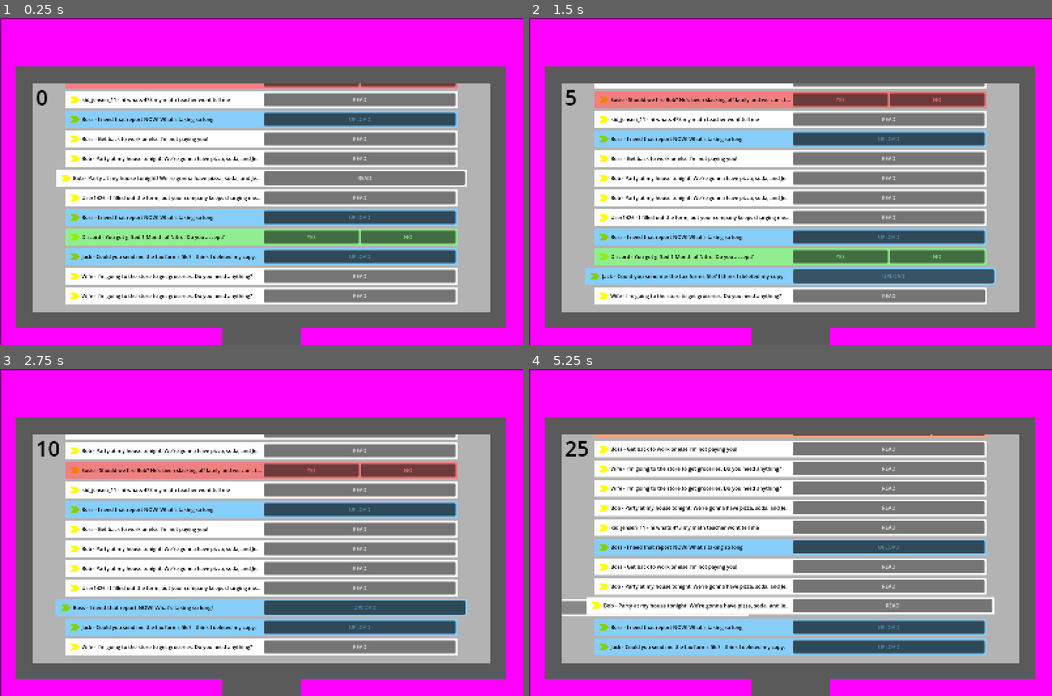
Above: before the commit, frames 1-4 (two rows, left to right).
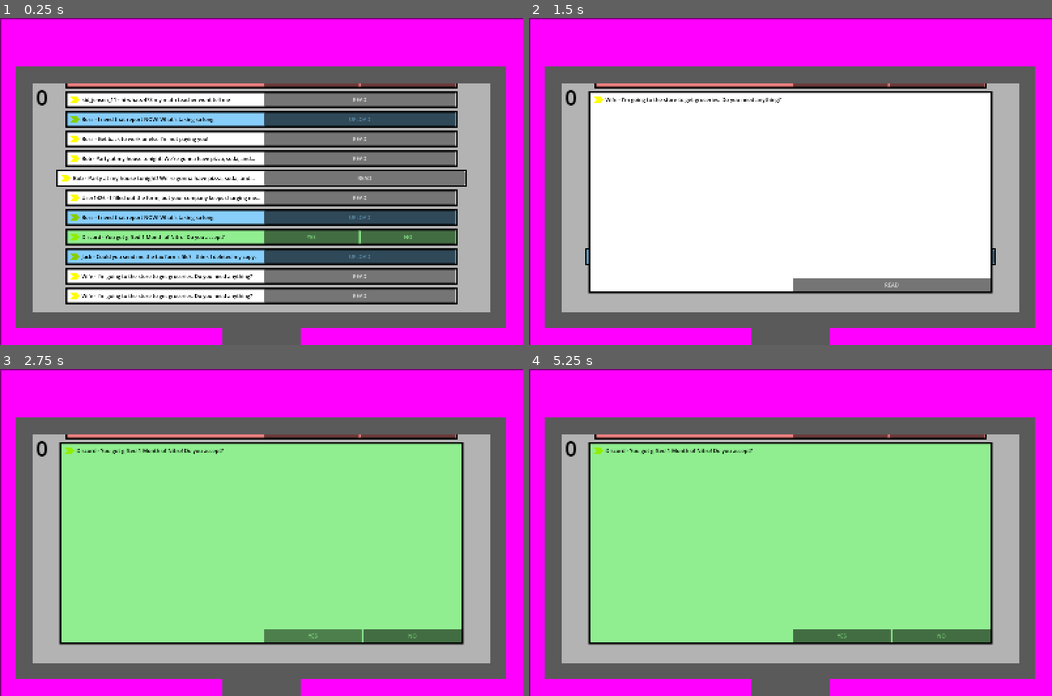
Above: after the commit, the same moments.

Repository: BradBenJoya/GMTK2026
Game: Godot game, scene res://Scenes/main.tscn
Two runs of this game, one before a commit and one after it. Both use one fixed random seed, a clock stepped at 60 frames per second and the inputs below.
Inputs:
- Up to frame 1 (0.25 s): no input
- Up to frame 2 (1.5 s): click "READ" at 0.5 s; click "UPLOAD" at 1.25 s
- Up to frame 3 (2.75 s): click "YES" at 2 s
- Up to frame 4 (5.25 s): click "NO" at 2.75 s; click "READ" at 3.5 s; click "YES" at 4.25 s; click "READ" at 5 s

The runs differ from the first frame. In frame 1, 14% of the frame differs, in the area x 10-90%, y 20-88%; in frame 2, 41%; in frame 3, 52%; in frame 4, 52%, in the area x 6-89%, y 20-88%.

Commit message:
added temporary full-screen emails

Diff:
--- a/Scenes/email.tscn
+++ b/Scenes/email.tscn
@@ -2,37 +2,55 @@
 
 [ext_resource type="Script" uid="uid://br585yyoeay5x" path="res://Scripts/Email/email.gd" id="1_hkori"]
 [ext_resource type="Script" uid="uid://b8kf2iu72ye83" path="res://Scripts/Email/flavor_text_controller.gd" id="2_hkori"]
+[ext_resource type="Texture2D" uid="uid://co17lrl57lbes" path="res://Sprites/temp_9patch_rect.png" id="2_umtb6"]
 
 [sub_resource type="LabelSettings" id="LabelSettings_hkori"]
 font_color = Color(0, 0, 0, 1)
 
 [node name="Email" type="Node2D" unique_id=1069154585 node_paths=PackedStringArray("flavor_text", "upload_button", "upload_bar", "flavor_text_controller", "read", "decision", "spam", "upload")]
 script = ExtResource("1_hkori")
-flavor_text = NodePath("FlavorText")
-upload_button = NodePath("UploadEmail/Upload")
-upload_bar = NodePath("UploadEmail/UploadProgress")
+flavor_text = NodePath("DecorationArrow/FlavorText")
+upload_button = NodePath("Buttons/UploadEmail/Upload")
+upload_bar = NodePath("Buttons/UploadEmail/UploadProgress")
 flavor_text_controller = NodePath("FlavorTextController")
 type = "Normal"
-read = NodePath("ReadEmail")
-decision = NodePath("DecisionEmail")
-spam = NodePath("SpamEmail")
-upload = NodePath("UploadEmail")
+read = NodePath("Buttons/ReadEmail")
+decision = NodePath("Buttons/DecisionEmail")
+spam = NodePath("Buttons/SpamEmail")
+upload = NodePath("Buttons/UploadEmail")
+
+[node name="EmailBubble" type="NinePatchRect" parent="." unique_id=1209836565]
+offset_left = -600.0
+offset_top = -25.0
+offset_right = 600.0
+offset_bottom = 25.0
+pivot_offset = Vector2(600, 25)
+texture = ExtResource("2_umtb6")
+region_rect = Rect2(0, 0, 64, 64)
+patch_margin_left = 16
+patch_margin_top = 16
+patch_margin_right = 16
+patch_margin_bottom = 16
 
 [node name="TempBox" type="Polygon2D" parent="." unique_id=492917784]
+visible = false
 polygon = PackedVector2Array(-600, -25, 600, -25, 600, 25, -600, 25)
 
-[node name="DecorationArrow" type="Polygon2D" parent="TempBox" unique_id=550866355]
+[node name="DecorationArrow" type="Polygon2D" parent="." unique_id=550866355]
 position = Vector2(-576, 0)
 color = Color(1, 1, 0, 1)
 polygon = PackedVector2Array(-10, -10, 10, -10, 20, 0, 10, 10, -10, 10, 0, 0)
 
-[node name="FlavorText" type="Label" parent="." unique_id=1514963277]
-offset_left = -550.0
-offset_top = -23.0
-offset_bottom = 23.0
+[node name="FlavorText" type="Label" parent="DecorationArrow" unique_id=1514963277]
+custom_minimum_size = Vector2(550, 24)
+custom_maximum_size = Vector2(550, 24)
+offset_left = 26.0
+offset_top = -12.0
+offset_right = 576.0
+offset_bottom = 12.0
 text = "Boss - Get to work or else I'm not paying you!"
 label_settings = SubResource("LabelSettings_hkori")
-vertical_alignment = 1
+autowrap_mode = 3
 clip_text = true
 text_overrun_behavior = 5
 
@@ -44,20 +62,22 @@
 spam_text = Array[String](["LOTTERY - You wun $10,,000!1!!!!11!!!", "Amasun - Plz confirm your acount we need to confrm it", "Itchy - Ur account got hackd. Please call 123-456-7890 to reset ur pasword."])
 upload_text = Array[String](["Jack - Could you send me the tax forms file? I think I deleted my copy.", "Boss - I need that report NOW! What's taking so long!"])
 
-[node name="ReadEmail" type="Node2D" parent="." unique_id=1948475731]
+[node name="Buttons" type="Node2D" parent="." unique_id=148673893]
+
+[node name="ReadEmail" type="Node2D" parent="Buttons" unique_id=1948475731]
 visible = false
 
-[node name="Read" type="Button" parent="ReadEmail" unique_id=384821030]
+[node name="Read" type="Button" parent="Buttons/ReadEmail" unique_id=384821030]
 offset_left = 8.0
 offset_top = -20.0
 offset_right = 594.0
 offset_bottom = 20.0
 text = "READ"
 
-[node name="DecisionEmail" type="Node2D" parent="." unique_id=1919109484]
+[node name="DecisionEmail" type="Node2D" parent="Buttons" unique_id=1919109484]
 visible = false
 
-[node name="Yes" type="Button" parent="DecisionEmail" unique_id=1197127668]
+[node name="Yes" type="Button" parent="Buttons/DecisionEmail" unique_id=1197127668]
 offset_left = 8.0
 offset_top = -20.0
 offset_right = 298.0
@@ -65,34 +85,34 @@
 text = "YES
 "
 
-[node name="No" type="Button" parent="DecisionEmail" unique_id=1435574022]
+[node name="No" type="Button" parent="Buttons/DecisionEmail" unique_id=1435574022]
 offset_left = 304.0
 offset_top = -20.0
 offset_right = 594.0
 offset_bottom = 20.0
 text = "NO"
 
-[node name="SpamEmail" type="Node2D" parent="." unique_id=1720158277]
+[node name="SpamEmail" type="Node2D" parent="Buttons" unique_id=1720158277]
 visible = false
 
-[node name="Read" type="Button" parent="SpamEmail" unique_id=1751263076]
+[node name="Read" type="Button" parent="Buttons/SpamEmail" unique_id=1751263076]
 offset_left = 8.0
 offset_top = -20.0
 offset_right = 427.0
 offset_bottom = 20.0
 text = "READ"
 
-[node name="Delete" type="Button" parent="SpamEmail" unique_id=378206852]
+[node name="Delete" type="Button" parent="Buttons/SpamEmail" unique_id=378206852]
 offset_left = 434.0
 offset_top = -20.0
 offset_right = 594.0
 offset_bottom = 20.0
 text = "DELETE"
 
-[node name="UploadEmail" type="Node2D" parent="." unique_id=1069469323]
+[node name="UploadEmail" type="Node2D" parent="Buttons" unique_id=1069469323]
 visible = false
 
-[node name="Upload" type="Button" parent="UploadEmail" unique_id=363020368]
+[node name="Upload" type="Button" parent="Buttons/UploadEmail" unique_id=363020368]
 offset_left = 8.0
 offset_top = -20.0
 offset_right = 594.0
@@ -100,7 +120,7 @@
 action_mode = 0
 text = "UPLOAD"
 
-[node name="UploadProgress" type="ProgressBar" parent="UploadEmail" unique_id=306935486]
+[node name="UploadProgress" type="ProgressBar" parent="Buttons/UploadEmail" unique_id=306935486]
 offset_left = 8.0
 offset_top = -20.0
 offset_right = 594.0
@@ -108,9 +128,9 @@
 mouse_filter = 2
 show_percentage = false
 
-[connection signal="pressed" from="ReadEmail/Read" to="." method="_on_read_pressed"]
-[connection signal="pressed" from="DecisionEmail/Yes" to="." method="_on_yes_pressed"]
-[connection signal="pressed" from="DecisionEmail/No" to="." method="_on_no_pressed"]
-[connection signal="pressed" from="SpamEmail/Read" to="." method="_on_read_pressed"]
-[connection signal="pressed" from="SpamEmail/Delete" to="." method="_on_delete_pressed"]
-[connection signal="pressed" from="UploadEmail/Upload" to="." method="_on_upload_pressed"]
+[connection signal="pressed" from="Buttons/ReadEmail/Read" to="." method="_on_read_pressed"]
+[connection signal="pressed" from="Buttons/DecisionEmail/Yes" to="." method="_on_yes_pressed"]
+[connection signal="pressed" from="Buttons/DecisionEmail/No" to="." method="_on_no_pressed"]
+[connection signal="pressed" from="Buttons/SpamEmail/Read" to="." method="_on_read_pressed"]
+[connection signal="pressed" from="Buttons/SpamEmail/Delete" to="." method="_on_delete_pressed"]
+[connection signal="pressed" from="Buttons/UploadEmail/Upload" to="." method="_on_upload_pressed"]
--- a/Scripts/Email/email.gd
+++ b/Scripts/Email/email.gd
@@ -18,6 +18,8 @@
 @export var decision : Node2D
 @export var spam : Node2D
 @export var upload : Node2D
+
+var open := false # temp for open email
 
 var deleted : bool = false
 
@@ -70,10 +72,11 @@
 
 
 func _process(delta):
-	if abs(get_global_mouse_position().y - global_position.y) <= 25 and abs(get_global_mouse_position().x - global_position.x) < 600: # really long way to ask if the mouse is hovering over the email :P
-		scale += (Vector2.ONE * 1.05 - scale) / 5 # little popup animation when hovering
-	else:
-		scale += (Vector2.ONE - scale) / 5
+	if not open:
+		if abs(get_global_mouse_position().y - global_position.y) <= 25 and abs(get_global_mouse_position().x - global_position.x) < 600: # really long way to ask if the mouse is hovering over the email :P
+			scale += (Vector2.ONE * 1.05 - scale) / 5 # little popup animation when hovering
+		else:
+			scale += (Vector2.ONE - scale) / 5
 
 func delete_email(success : bool): # delete email after doing little animation
 	if success:
@@ -91,20 +94,32 @@
 
 	queue_free()
 
+func open_email(type):
+	open = true
+	var scale_box_tween = create_tween().tween_property(self.get_node("EmailBubble"), "size", Vector2(1200, 600), 0.5)
+	var scale_text_tween = create_tween().tween_property(flavor_text, "size", Vector2(550, 400), 0.5)
+	var change_text_tween = create_tween().tween_property(flavor_text, "custom_maximum_size", Vector2(550, 400), 0.5)
+	var move_tween = create_tween().tween_property(self, "position", Vector2(0, -250), 0.5)
+	var move_buttons_tween = create_tween().tween_property(self.get_node("Buttons"), "position", Vector2(0, 550), 0.5)
+	z_index = 5
 
 
 # special interaction stuff
 func _on_read_pressed():
-	delete_email(type == "Normal")
+	#delete_email(type == "Normal")
+	open_email(type)
 
 func _on_yes_pressed():
-	delete_email(type == "Accept")
+	#delete_email(type == "Accept")
+	open_email(type)
 
 func _on_no_pressed():
-	delete_email(type == "Decline")
+	#delete_email(type == "Decline")
+	open_email(type)
 
 func _on_delete_pressed():
-	delete_email(type == "Spam")
+	#delete_email(type == "Spam")
+	open_email(type)
 
 func _on_upload_pressed(): # i think i did this one wrong (?)
 	while upload_button.button_pressed:
--- a/Scripts/manager.gd
+++ b/Scripts/manager.gd
@@ -19,7 +19,7 @@
 	for email in emails:
 		if email.deleted:
 			emails.erase(email)
-		else:
+		elif not email.open:
 			email.position += (Vector2(0, 350 - (i * 60)) - email.position) / 5 * (60 * delta) # smooth interpolation of emails
 
 		i += 1
Binary file added: Sprites/temp_9patch_rect.png
Not shown, added: Sprites/temp_9patch_rect.png.import
